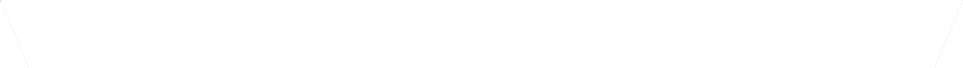
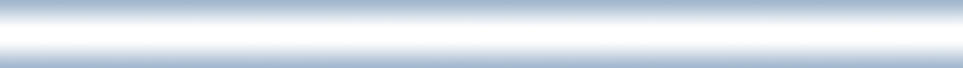
Before/after of a 963 × 68 layered artwork. What changed in the layer stack:
added layer "Rectangle 2 copie" above "Rectangle 2" over (0, 40, 963, 68)
added layer "Rectangle 2" above "Rectangle 1" over (0, 0, 963, 28)
renamed "Calque 1" to "Rectangle 1", painted on it over (0, 0, 963, 68)
